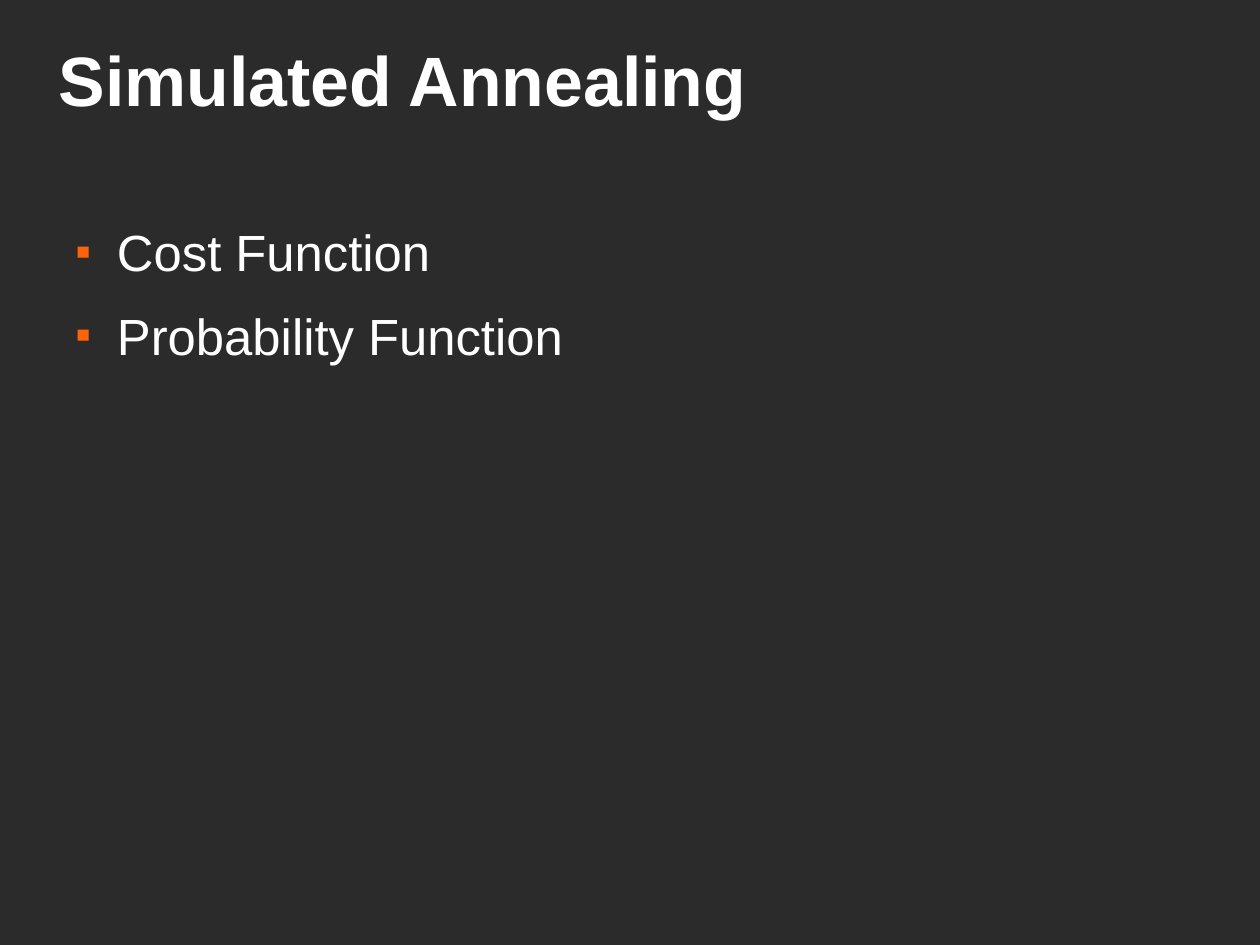
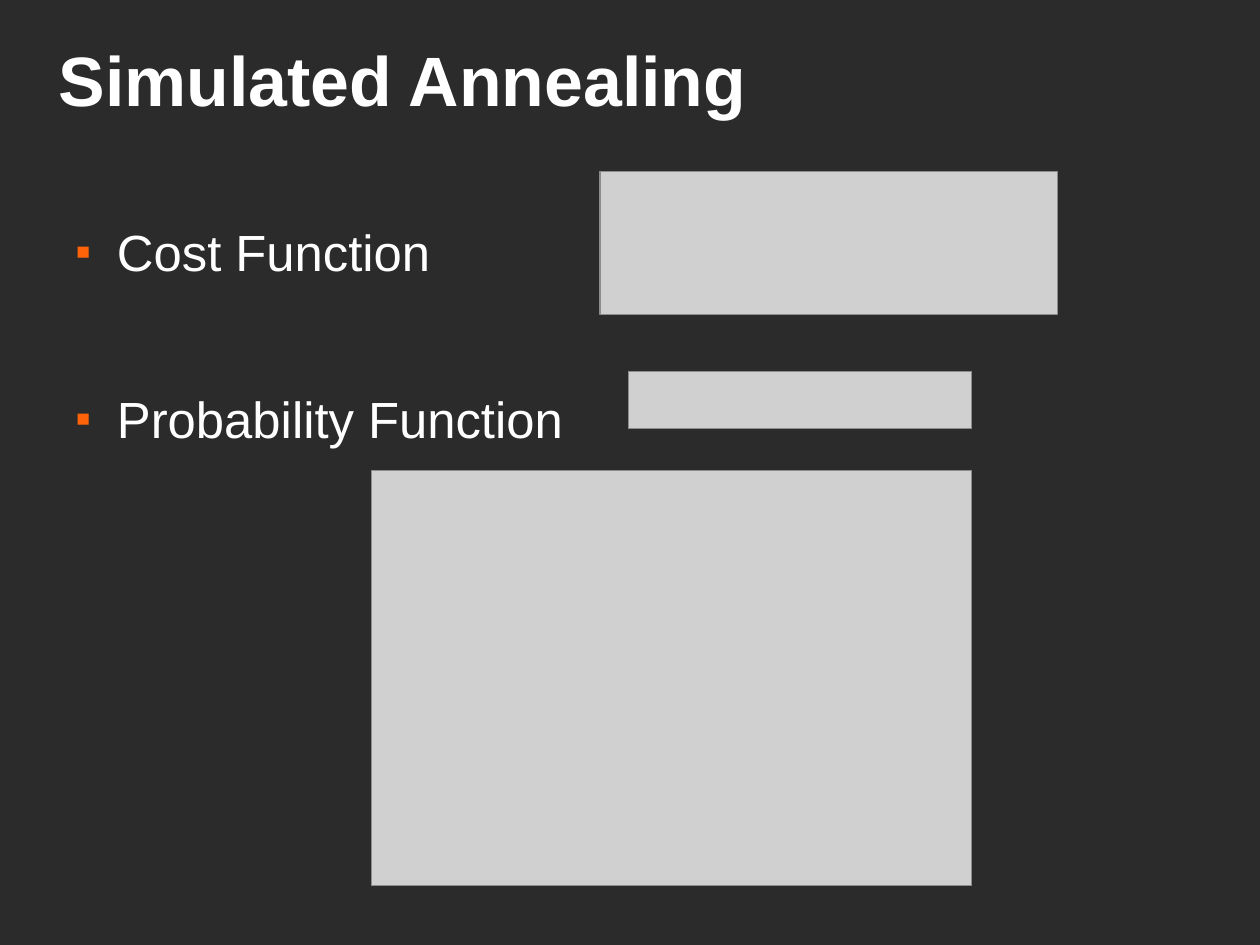
Before and after one commit to rahulaaj/Localization-of-Sensors, a slide deck: slide 17 of Document/presentation.odp. Drawn at 1260x945 pixels with LibreOffice and Linux fonts; fonts in the diff are those of the drawing; grey boxes stand for pictures; background and template pictures are left out; a plain dark background stands for a picture behind light text. Boxes give left, top, right and bottom in pixels: in the first picture for what was removed or moved away, otherwise in the second. Text is boxed around its words. In the diff, an @@ line names an element or a change of style, - is before the commit and + after.

```diff
--- a/Document/presentation.odp
+++ b/Document/presentation.odp
@@ picture added at box(600, 172, 1058, 314) @@
@@ text "Cost Function" rewrapped from box(117, 234, 563, 365) to box(117, 234, 563, 449) @@
@@ picture added at box(629, 372, 972, 429) @@
@@ picture added at box(372, 470, 972, 886) @@
```
Also in this commit, not shown: 2 other slides changed, 5 other files.
